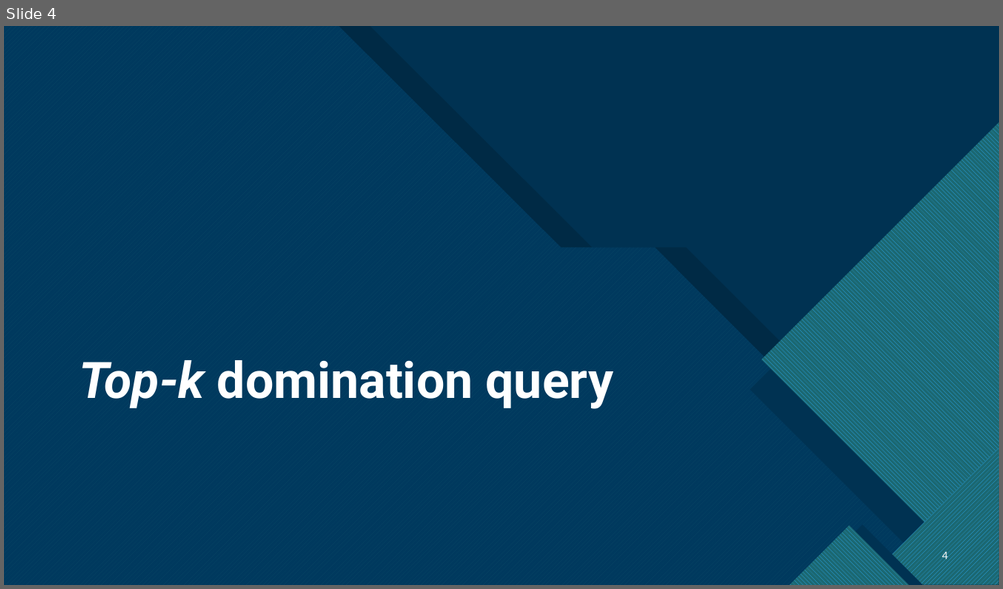
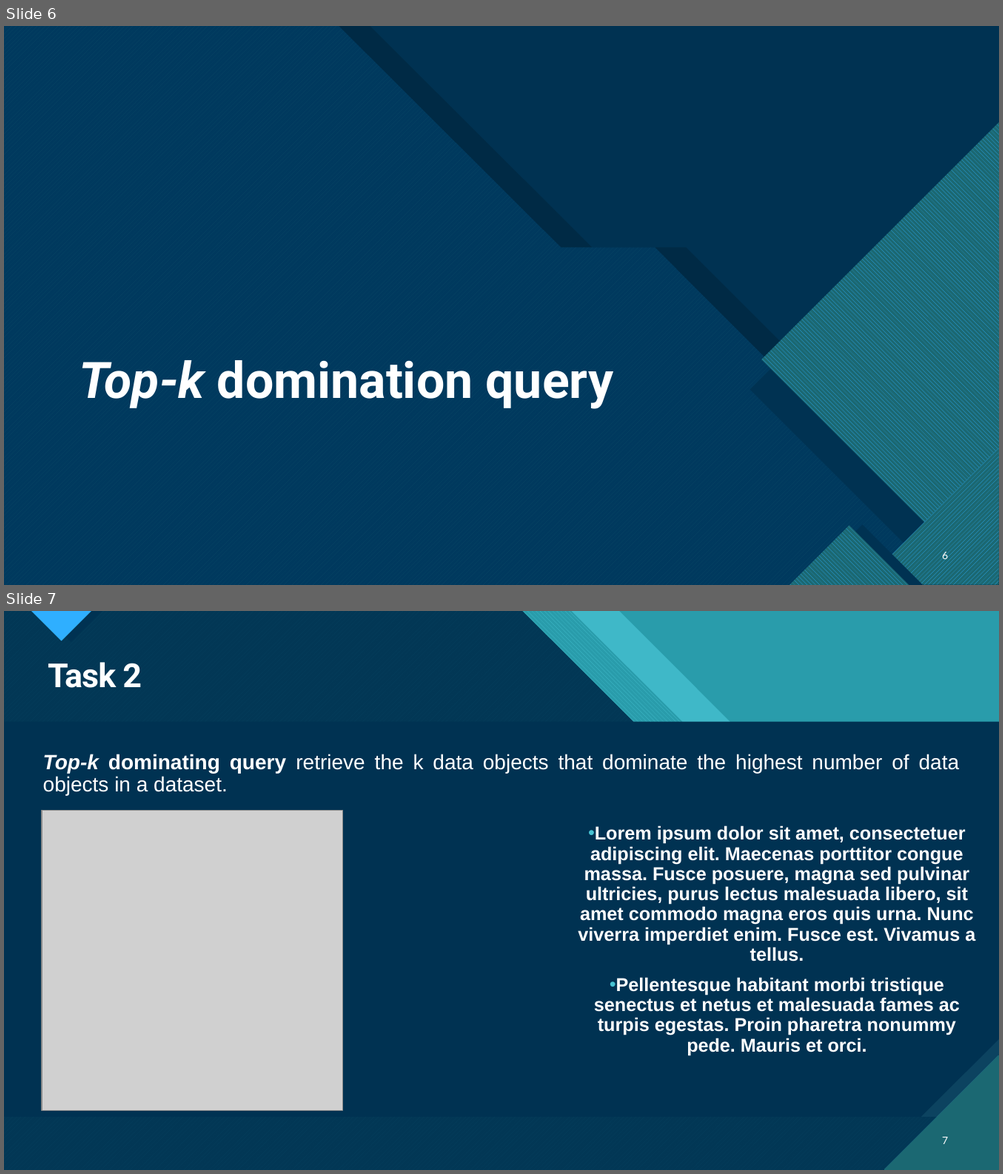
Before and after one commit to MnAppsNet/DominanceQueries, a slide deck: report_presentation.pptx. Shown one above the other, each under a label of ours: slide 4 before the commit, slides 6 and 7 after it. The pictures are 1003x589 and 1003x1174 pixels, drawn with LibreOffice and Linux fonts; fonts in the diff are those of the drawing; grey boxes stand for pictures; background and template pictures are left out; a plain dark background stands for a picture behind light text. Boxes give left, top, right and bottom in pixels: in the first picture for what was removed or moved away, otherwise in the second. Text is boxed around its words. In the diff, an @@ line names an element or a change of style, - is before the commit and + after.

```diff
--- a/report_presentation.pptx
+++ b/report_presentation.pptx
@@ slide 7 added at bbox=[4, 611, 999, 1170], background picture (left out); not listed: 13 template elements that a slide beside it also shows @@
@@ rectangle added at bbox=[4, 611, 999, 1170], fill #299CAB @@
@@ rectangle added at bbox=[4, 611, 999, 1170], fill #299CAB @@
@@ freeform shape added at bbox=[4, 611, 999, 1170], fill #47C3D3 at 74% opacity @@
@@ freeform shape added at bbox=[4, 611, 999, 1170], fill pattern #47C3D3 on #1B6872 @@
@@ freeform shape added at bbox=[4, 611, 999, 1170], fill #003352 at 90% opacity @@
@@ title added at bbox=[48, 662, 142, 688], 32 pt, text #FFFFFF, bold @@
+Task 2
@@ text added at bbox=[43, 754, 959, 795], 20 pt, text #FFFFFF @@
+Top-k dominating query retrieve the k data objects that dominate the highest number of data objects in a dataset.
@@ picture added at bbox=[42, 811, 343, 1112] @@
@@ text added at bbox=[578, 826, 975, 1056], 18 pt, text #FFFFFF @@
+• Lorem ipsum dolor sit amet, consectetuer adipiscing elit. Maecenas porttitor congue massa. Fusce posuere, magna sed pulvinar ultricies, purus lectus malesuada libero, sit amet commodo magna eros quis urna. Nunc viverra imperdiet enim. Fusce est. Vivamus a tellus.
+• Pellentesque habitant morbi tristique senectus et netus et malesuada fames ac turpis egestas. Proin pharetra nonummy pede. Mauris et orci.
@@ page number added at bbox=[942, 1137, 948, 1145], 10 pt, text #FFFFFF @@
+7
@@ what was slide 4 is now slide 6 @@
@@ page number at bbox=[942, 552, 948, 562]: text changed @@
-4
+6
```
Also in this commit, not shown: 1 slide changed, 3 other slides added, 1 slide removed.
